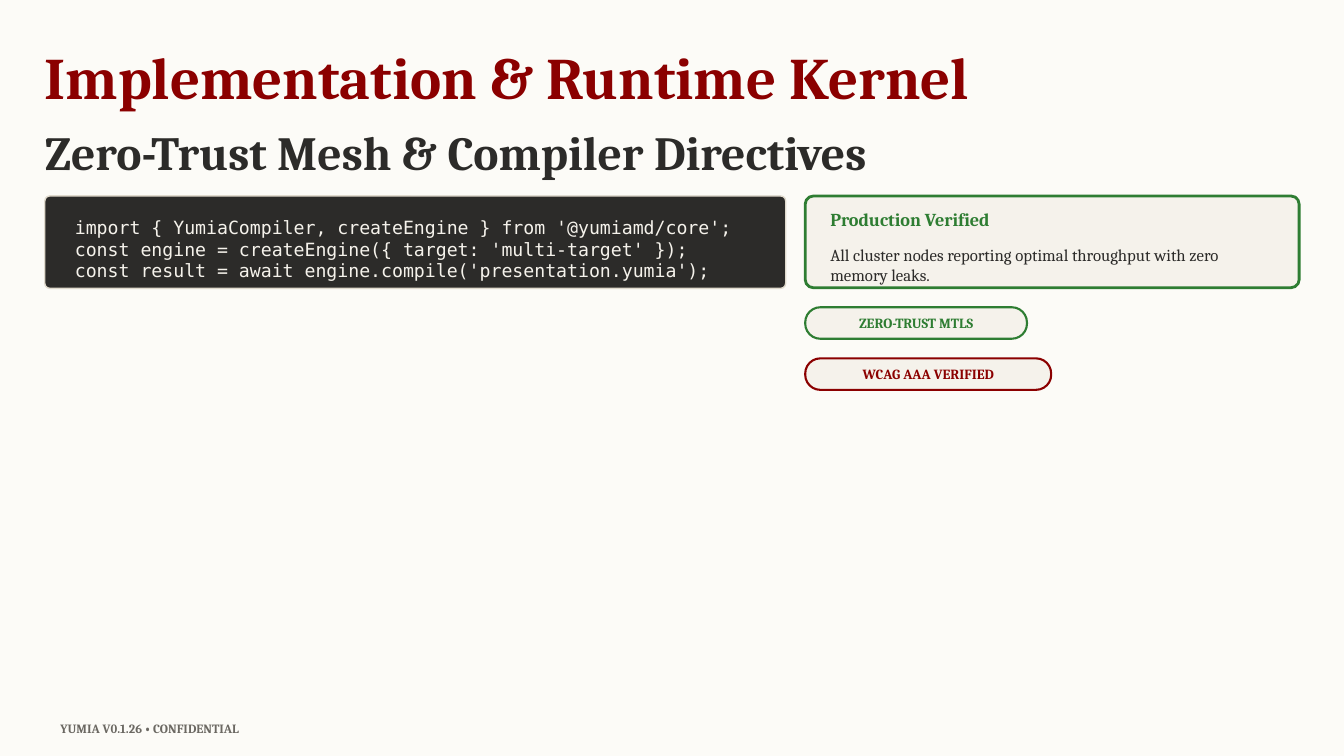
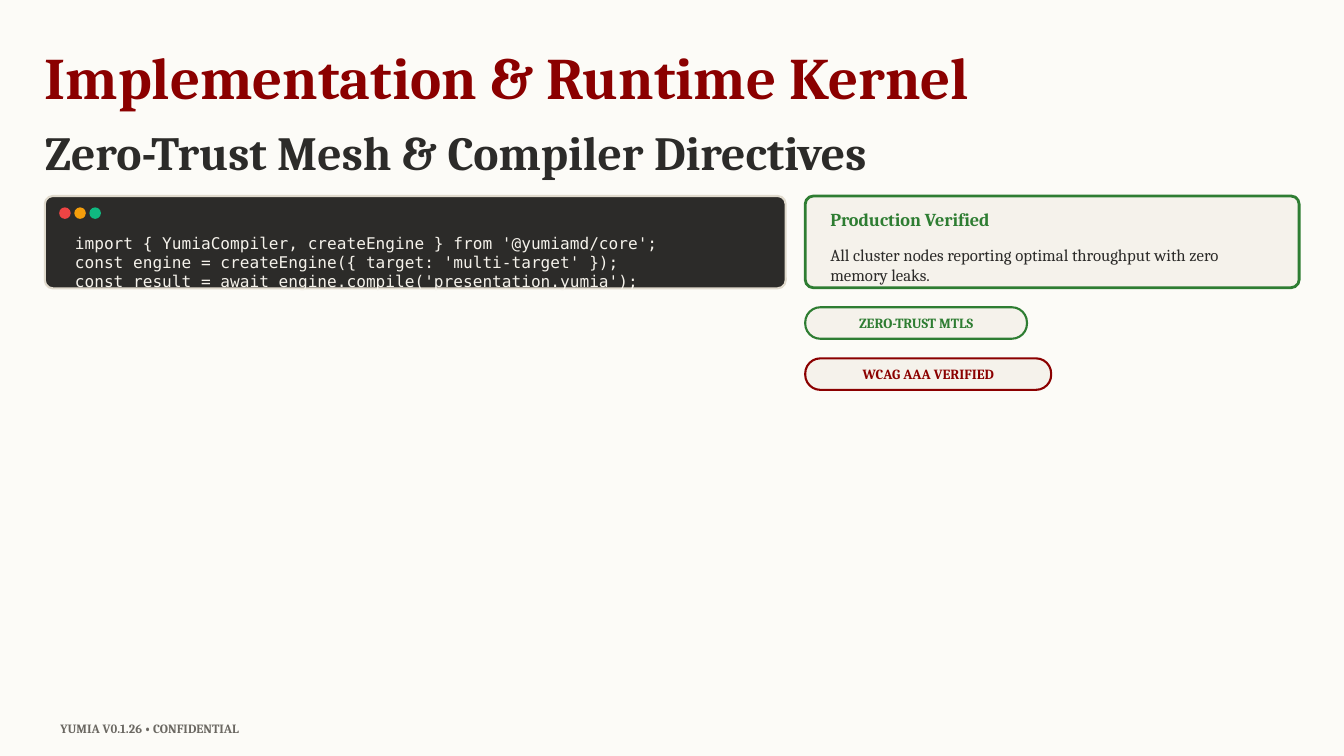
Before and after one commit to biagio-scaglia/Yumia-MD, a slide deck: slide 7 of presentation.pptx. Drawn at 1344x756 pixels with LibreOffice and Linux fonts; fonts in the diff are those of the drawing. Boxes give left, top, right and bottom in pixels: in the first picture for what was removed or moved away, otherwise in the second. Text is boxed around its words. In the diff, an @@ line names an element or a change of style, - is before the commit and + after.

```diff
--- a/presentation.pptx
+++ b/presentation.pptx
@@ rounded rectangle at [44,196,785,288]: outline #E0DACD 1 pt to #E0DACD 1.5 pt; proportions changed @@
@@ ellipse added at [59,208,70,218], fill #EF4444, outline #EF4444 1 pt @@
@@ ellipse added at [75,208,85,218], fill #F59E0B, outline #F59E0B 1 pt @@
@@ ellipse added at [90,208,100,218], fill #10B981, outline #10B981 1 pt @@
@@ text "import { YumiaCompiler, createEngine } ...": place and size @@
-text "import { YumiaCompiler, createEngine } ..." at [75,220,731,281]
+text "import { YumiaCompiler, createEngine } ..." at [75,236,657,292]
@@ text "import { YumiaCompiler, createEngine } ..." at [75,236,657,292]: size 13 to 11.5 pt @@
```
Also in this commit, not shown: 1 other slide changed, 3 other files.
